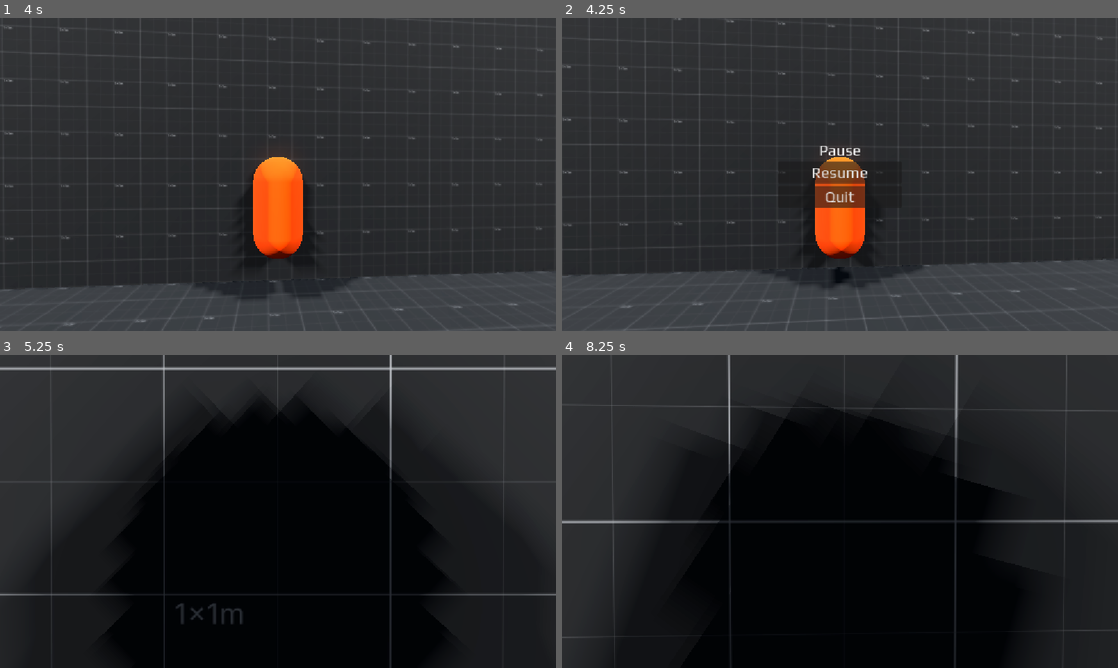
Above: before the commit, frames 1-4 (two rows, left to right).
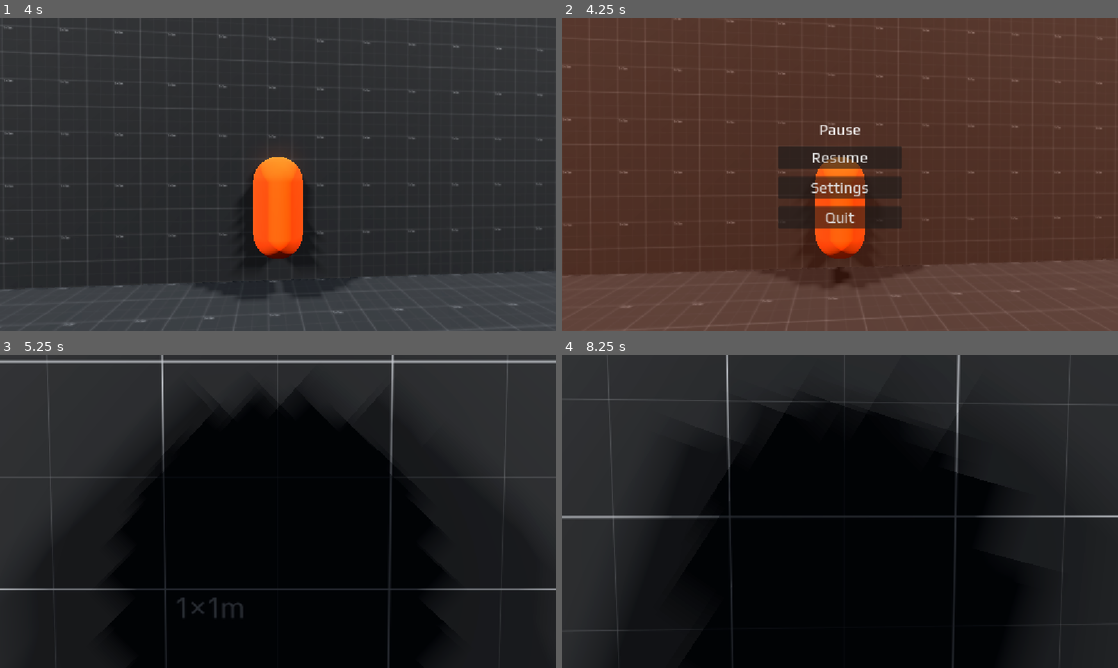
Above: after the commit, the same moments.

Repository: sylvainlap/slappy-sandbox
Game: Godot game, scene res://levels/sandbox.tscn
Two runs of this game, one before a commit and one after it. Both use one fixed random seed, a clock stepped at 60 frames per second and the inputs below.
Inputs (mouse positions are in pixels of both pictures, inside the frame that each line leads up to):
- Up to frame 1 (4 s): tap Enter at 0.5 s; move the mouse to (305, 174) at 0.52 s; press the mouse at (305, 174) at 0.53 s; hold W (move_forward) from 0.53 s (still down); tap Space (jump) at 0.77, 1.52, 3.02, 3.77 s; move the mouse to (250, 174) at 1.27 s; release the mouse at (250, 174) at 1.28 s; tap V (toggle_view) at 1.35 s; move the mouse to (289, 168) at 2.02 s; hold Mouse wheel up (zoom_in) 2.03-2.78 s; move the mouse to (272, 180) at 2.77 s; tap Mouse wheel down (zoom_out) at 2.85 s; move the mouse to (316, 177) at 3.52 s; press the mouse at (316, 177) at 3.53 s
- Up to frame 2 (4.25 s): keep holding W (move_forward); tap Escape (ui_cancel) at 4.15 s
- Up to frame 3 (5.25 s): release W (move_forward) at 4.25 s; release the mouse at (316, 514) at 4.25 s; click "Resume" at 4.25 s; tap Space (jump) at 5 s; move the mouse to (233, 508) at 5.02 s; hold W (move_forward) from 5.03 s (still down); tap V (toggle_view) at 5.1 s
- Up to frame 4 (8.25 s): tap Space (jump) at 5.27, 6.5, 6.77, 7.52 s; tap Enter at 5.75 s; move the mouse to (845, 511) at 5.77 s; hold Mouse wheel up (zoom_in) 5.78-6.53 s; move the mouse to (817, 505) at 6.52 s; release W (move_forward) at 6.53 s; hold D (move_right) 6.53-7.28 s; tap Mouse wheel down (zoom_out) at 6.6 s; move the mouse to (867, 511) at 7.27 s; press the mouse at (867, 511) at 7.28 s; hold W (move_forward) from 7.28 s (still down); move the mouse to (812, 511) at 8.02 s; release the mouse at (812, 511) at 8.03 s; tap V (toggle_view) at 8.1 s

Frame 1 is identical in both runs. In frame 2, 96% of the frame differs, in the area x 0-100%, y 0-100%; in frame 3, 4.1%; in frame 4, 2.8%.

Commit message:
feat(ui): add settings

Diff:
--- a/uis/theme.tres
+++ b/uis/theme.tres
@@ -5,3 +5,9 @@
 [resource]
 default_font = ExtResource("1_28x36")
 default_font_size = 32
+HBoxContainer/constants/separation = 64
+MarginContainer/constants/margin_bottom = 16
+MarginContainer/constants/margin_left = 16
+MarginContainer/constants/margin_right = 16
+MarginContainer/constants/margin_top = 16
+VBoxContainer/constants/separation = 16
--- a/uis/user_interface.gd
+++ b/uis/user_interface.gd
@@ -1,11 +1,16 @@
 class_name UserInterface
 extends CanvasLayer
 
-var paused: bool = false:
+@export_category("FOV")
+@export var min_fov: float = 60
+@export var max_fov: float = 100
+@export var default_fov: float = 75
+
+var _paused: bool = false:
 	set(value):
-		paused = value
-		pause_screen.visible = paused
-		if paused:
+		_paused = value
+		pause_screen.visible = _paused
+		if _paused:
 			Input.set_mouse_mode(Input.MOUSE_MODE_VISIBLE)
 			get_tree().paused = true
 		else:
@@ -13,20 +18,52 @@
 			get_tree().paused = false
 
 @onready var pause_screen: Control = $PauseScreen
+@onready var pause_container: CenterContainer = $PauseScreen/PauseContainer
+@onready var settings_container: MarginContainer = $PauseScreen/SettingsContainer
+@onready var fov_slider: HSlider = %FOVSlider
+@onready var fov_value_label: Label = %FOVValueLabel
 
 
 func _ready() -> void:
-	paused = false
+	_paused = false
+	fov_slider.min_value = min_fov
+	fov_slider.max_value = max_fov
+	fov_slider.value = default_fov
 
 
 func _unhandled_input(event: InputEvent) -> void:
 	if event.is_action_pressed("ui_cancel"):
-		paused = true
+		_paused = true
 
 
 func _on_resume_button_pressed() -> void:
-	paused = false
+	_paused = false
+
+
+func _on_settings_button_pressed() -> void:
+	pause_container.visible = false
+	settings_container.visible = true
+
+
+func _on_settings_back_button_pressed() -> void:
+	pause_container.visible = true
+	settings_container.visible = false
 
 
 func _on_quit_button_pressed() -> void:
 	get_tree().quit()
+
+
+func _on_fov_slider_value_changed(value: float) -> void:
+	fov_value_label.text = str(value)
+	# The player is then responsible for updating the second camera to the same.
+	var camera = get_viewport().get_camera_3d()
+	if is_instance_valid(camera):
+		camera.fov = value
+
+
+func _on_fullscreen_check_button_toggled(toggled_on: bool) -> void:
+	if toggled_on:
+		DisplayServer.window_set_mode(DisplayServer.WINDOW_MODE_EXCLUSIVE_FULLSCREEN)
+	else:
+		DisplayServer.window_set_mode(DisplayServer.WINDOW_MODE_WINDOWED)
--- a/uis/user_interface.tscn
+++ b/uis/user_interface.tscn
@@ -15,6 +15,15 @@
 grow_horizontal = 2
 grow_vertical = 2
 theme = ExtResource("2_iixo6")
+
+[node name="ColorRect" type="ColorRect" parent="PauseScreen" unique_id=1183531632]
+layout_mode = 1
+anchors_preset = 15
+anchor_right = 1.0
+anchor_bottom = 1.0
+grow_horizontal = 2
+grow_vertical = 2
+color = Color(1, 0.2784314, 0, 0.1764706)
 
 [node name="PauseContainer" type="CenterContainer" parent="PauseScreen" unique_id=2102179814]
 layout_mode = 1
@@ -37,9 +46,89 @@
 layout_mode = 2
 text = "Resume"
 
+[node name="SettingsButton" type="Button" parent="PauseScreen/PauseContainer/VBoxContainer" unique_id=1440157848]
+layout_mode = 2
+text = "Settings"
+
 [node name="QuitButton" type="Button" parent="PauseScreen/PauseContainer/VBoxContainer" unique_id=1554974280]
 layout_mode = 2
 text = "Quit"
 
+[node name="SettingsContainer" type="MarginContainer" parent="PauseScreen" unique_id=699630273]
+visible = false
+layout_mode = 1
+anchors_preset = 15
+anchor_right = 1.0
+anchor_bottom = 1.0
+grow_horizontal = 2
+grow_vertical = 2
+
+[node name="VBoxContainer" type="VBoxContainer" parent="PauseScreen/SettingsContainer" unique_id=177773127]
+layout_mode = 2
+
+[node name="TabContainer" type="TabContainer" parent="PauseScreen/SettingsContainer/VBoxContainer" unique_id=1106415624]
+layout_mode = 2
+current_tab = 0
+
+[node name="Video" type="VBoxContainer" parent="PauseScreen/SettingsContainer/VBoxContainer/TabContainer" unique_id=1949736919]
+layout_mode = 2
+metadata/_tab_index = 0
+
+[node name="MarginContainer" type="MarginContainer" parent="PauseScreen/SettingsContainer/VBoxContainer/TabContainer/Video" unique_id=101388080]
+layout_mode = 2
+
+[node name="FullscreenContainer" type="HBoxContainer" parent="PauseScreen/SettingsContainer/VBoxContainer/TabContainer/Video/MarginContainer" unique_id=832219233]
+layout_mode = 2
+
+[node name="FullscreenLabel" type="Label" parent="PauseScreen/SettingsContainer/VBoxContainer/TabContainer/Video/MarginContainer/FullscreenContainer" unique_id=1435050525]
+layout_mode = 2
+size_flags_horizontal = 3
+text = "Fullscreen"
+
+[node name="FullscreenCheckButton" type="CheckButton" parent="PauseScreen/SettingsContainer/VBoxContainer/TabContainer/Video/MarginContainer/FullscreenContainer" unique_id=664299568]
+layout_mode = 2
+
+[node name="Gameplay" type="VBoxContainer" parent="PauseScreen/SettingsContainer/VBoxContainer/TabContainer" unique_id=799429173]
+visible = false
+layout_mode = 2
+metadata/_tab_index = 1
+
+[node name="MarginContainer" type="MarginContainer" parent="PauseScreen/SettingsContainer/VBoxContainer/TabContainer/Gameplay" unique_id=1798534248]
+layout_mode = 2
+
+[node name="FOVContainer" type="HBoxContainer" parent="PauseScreen/SettingsContainer/VBoxContainer/TabContainer/Gameplay/MarginContainer" unique_id=1657519422]
+layout_mode = 2
+
+[node name="FOVLabel" type="Label" parent="PauseScreen/SettingsContainer/VBoxContainer/TabContainer/Gameplay/MarginContainer/FOVContainer" unique_id=1802947055]
+layout_mode = 2
+size_flags_horizontal = 3
+text = "FOV"
+
+[node name="FOVSlider" type="HSlider" parent="PauseScreen/SettingsContainer/VBoxContainer/TabContainer/Gameplay/MarginContainer/FOVContainer" unique_id=416449876]
+unique_name_in_owner = true
+custom_minimum_size = Vector2(256, 0)
+layout_mode = 2
+size_flags_vertical = 4
+
+[node name="FOVValueLabel" type="Label" parent="PauseScreen/SettingsContainer/VBoxContainer/TabContainer/Gameplay/MarginContainer/FOVContainer" unique_id=875088766]
+unique_name_in_owner = true
+layout_mode = 2
+text = "XX"
+
+[node name="LAN" type="VBoxContainer" parent="PauseScreen/SettingsContainer/VBoxContainer/TabContainer" unique_id=54067639]
+visible = false
+layout_mode = 2
+metadata/_tab_index = 2
+
+[node name="SettingsBackButton" type="Button" parent="PauseScreen/SettingsContainer/VBoxContainer" unique_id=946768126]
+custom_minimum_size = Vector2(256, 0)
+layout_mode = 2
+size_flags_horizontal = 4
+text = "Back"
+
 [connection signal="pressed" from="PauseScreen/PauseContainer/VBoxContainer/ResumeButton" to="." method="_on_resume_button_pressed"]
+[connection signal="pressed" from="PauseScreen/PauseContainer/VBoxContainer/SettingsButton" to="." method="_on_settings_button_pressed"]
 [connection signal="pressed" from="PauseScreen/PauseContainer/VBoxContainer/QuitButton" to="." method="_on_quit_button_pressed"]
+[connection signal="toggled" from="PauseScreen/SettingsContainer/VBoxContainer/TabContainer/Video/MarginContainer/FullscreenContainer/FullscreenCheckButton" to="." method="_on_fullscreen_check_button_toggled"]
+[connection signal="value_changed" from="PauseScreen/SettingsContainer/VBoxContainer/TabContainer/Gameplay/MarginContainer/FOVContainer/FOVSlider" to="." method="_on_fov_slider_value_changed"]
+[connection signal="pressed" from="PauseScreen/SettingsContainer/VBoxContainer/SettingsBackButton" to="." method="_on_settings_back_button_pressed"]
